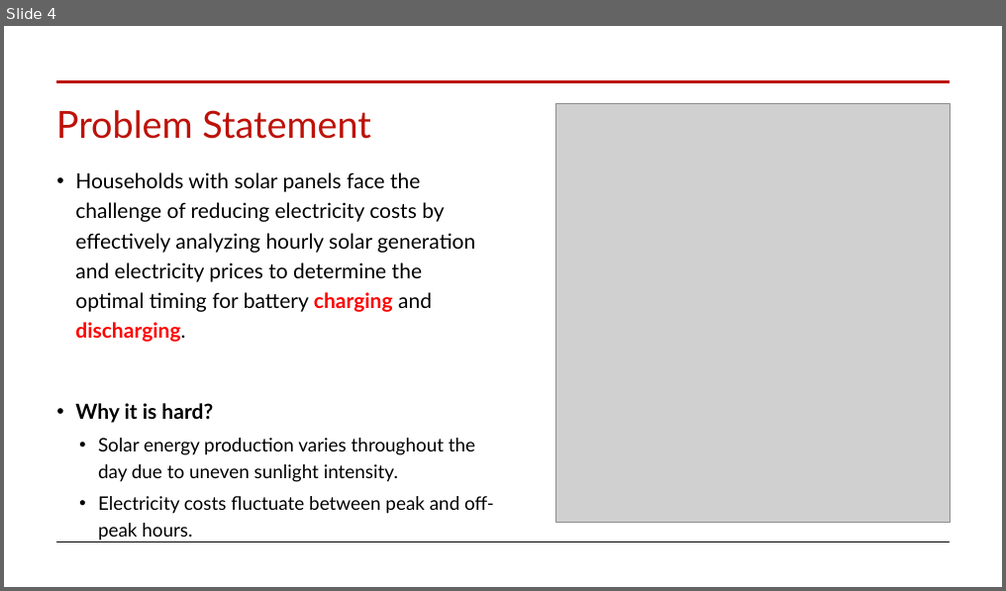
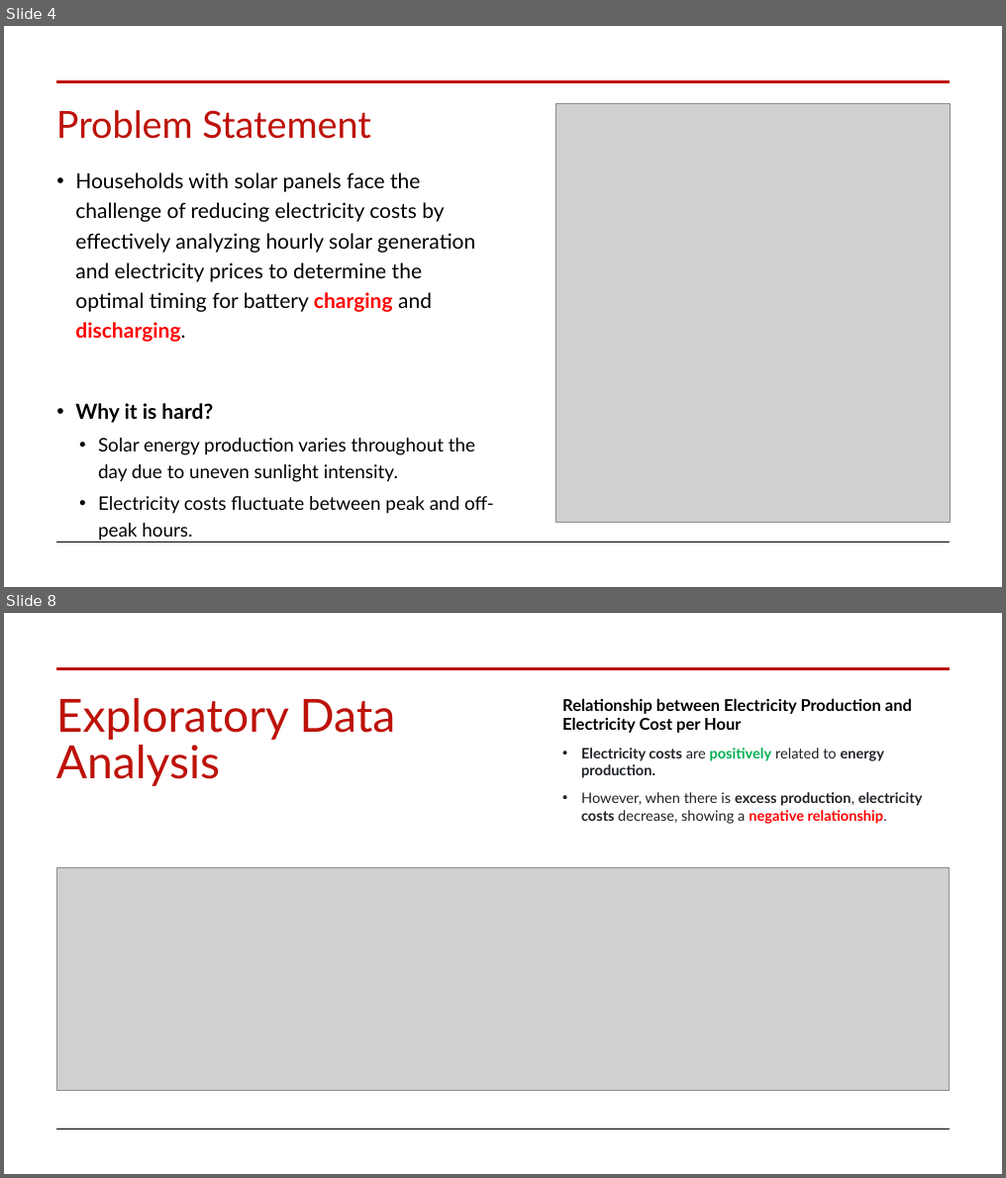
Before and after one commit to auttwitter/DSI-04, a slide deck: projects/project_capstone/Project_Capstone_Presentation.pptx. Shown one above the other, each under a label of ours: slide 4 before the commit, slides 4 and 8 after it; the slides between them are not shown. The pictures are 1006x591 and 1006x1178 pixels, drawn with LibreOffice and Linux fonts; fonts in the diff are those of the drawing; grey boxes stand for pictures. Boxes give left, top, right and bottom in pixels: in the first picture for what was removed or moved away, otherwise in the second. Text is boxed around its words. In the diff, an @@ line names an element or a change of style, - is before the commit and + after.

```diff
--- a/projects/project_capstone/Project_Capstone_Presentation.pptx
+++ b/projects/project_capstone/Project_Capstone_Presentation.pptx
@@ slide 8 added at [4,613,1002,1174], background #FFFFFF @@
@@ line added from (56, 668) to (949, 668), #BD1209 3 pt @@
@@ title added at [56,698,396,786], 44 pt, text #BD1209 @@
+Exploratory Data Analysis
@@ text added at [562,698,923,824], 13.9 pt, text #1F2328, bold @@
+Relationship between Electricity Production and Electricity Cost per Hour
+• Electricity costs are positively related to energy production.
+• However, when there is excess production, electricity costs decrease, showing a negative relationship.
@@ picture added at [57,868,949,1091] @@
@@ line added from (56, 1130) to (949, 1130), #000000 0.5 pt @@
```
Also in this commit, not shown: 5 other slides added, 1 slide removed, 6 other files.
